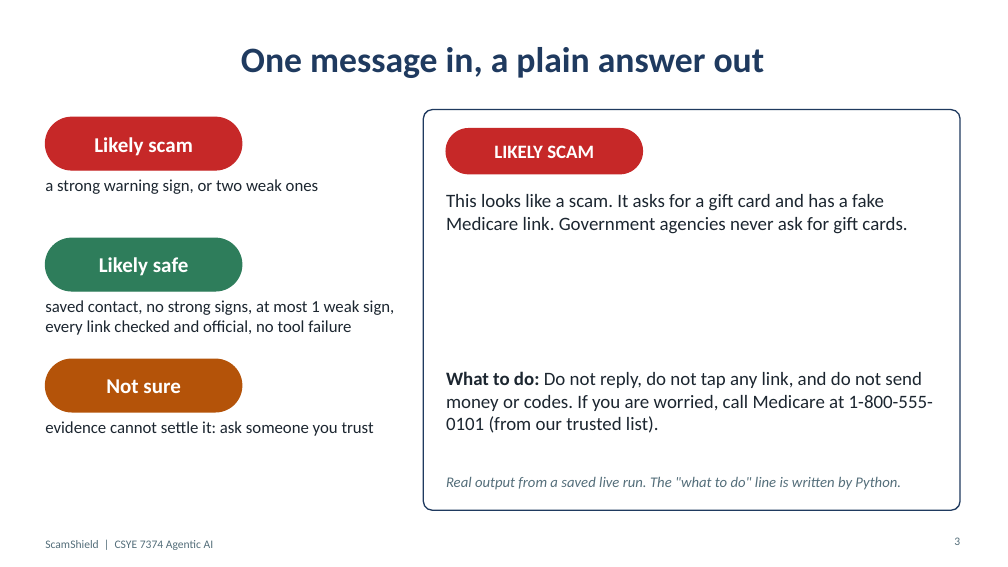
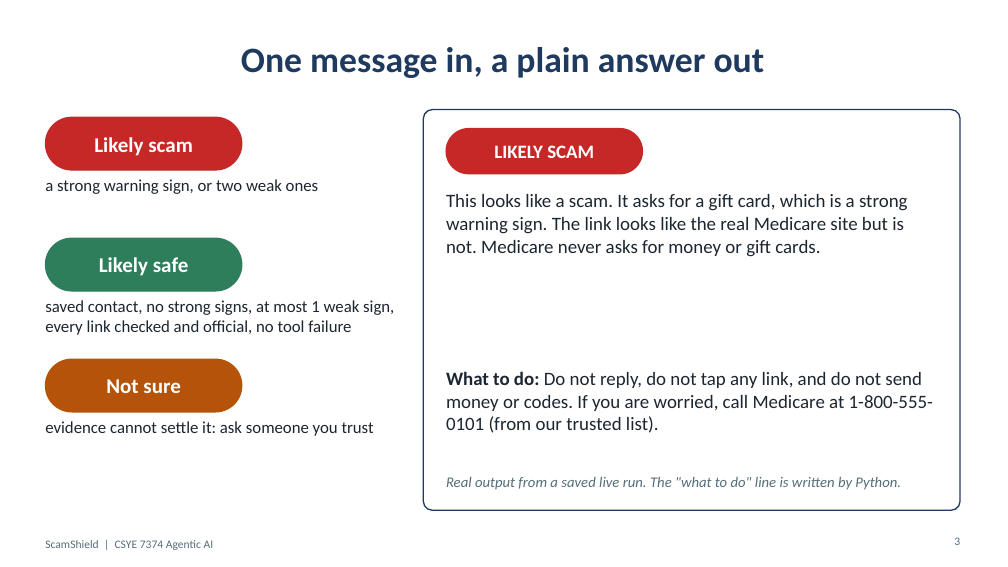
Before and after one commit to ARUNAS95/ScamShield, a slide deck: slide 3 of docs/ScamShield_Presentation.pptx. Drawn at 1008x567 pixels with LibreOffice and Linux fonts; fonts in the diff are those of the drawing. Boxes give left, top, right and bottom in pixels: in the first picture for what was removed or moved away, otherwise in the second. Text is boxed around its words. In the diff, an @@ line names an element or a change of style, - is before the commit and + after.

```diff
--- a/docs/ScamShield_Presentation.pptx
+++ b/docs/ScamShield_Presentation.pptx
@@ text at (446,194,908,257): text changed @@
-This looks like a scam. It asks for a gift card and has a fake Medicare link. Government agencies never ask for gift cards.
+This looks like a scam. It asks for a gift card, which is a strong warning sign. The link looks like the real Medicare site but is not. Medicare never asks for money or gift cards.
```
Also in this commit, not shown: 5 other slides changed, 1 other file.
